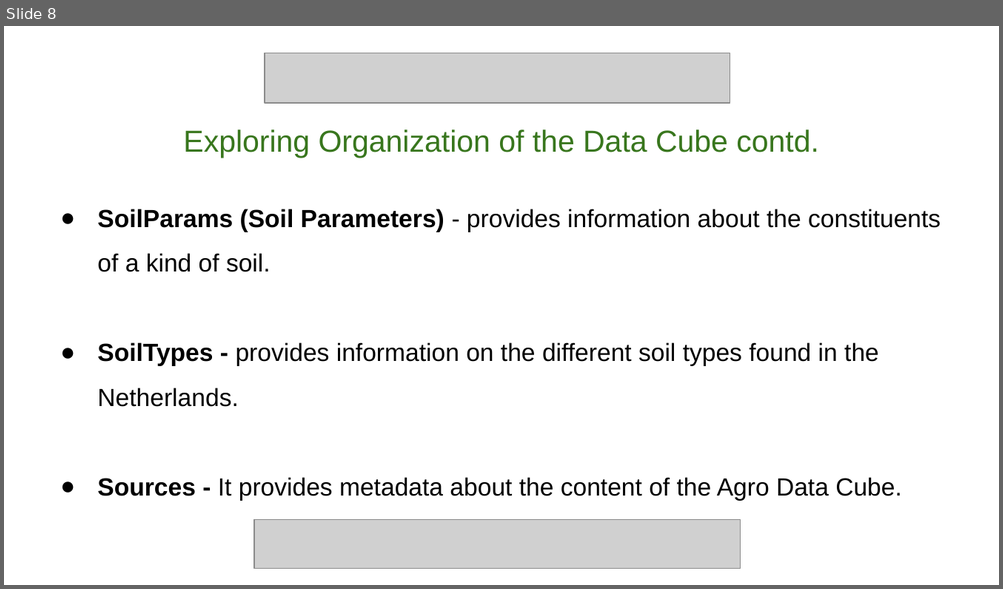
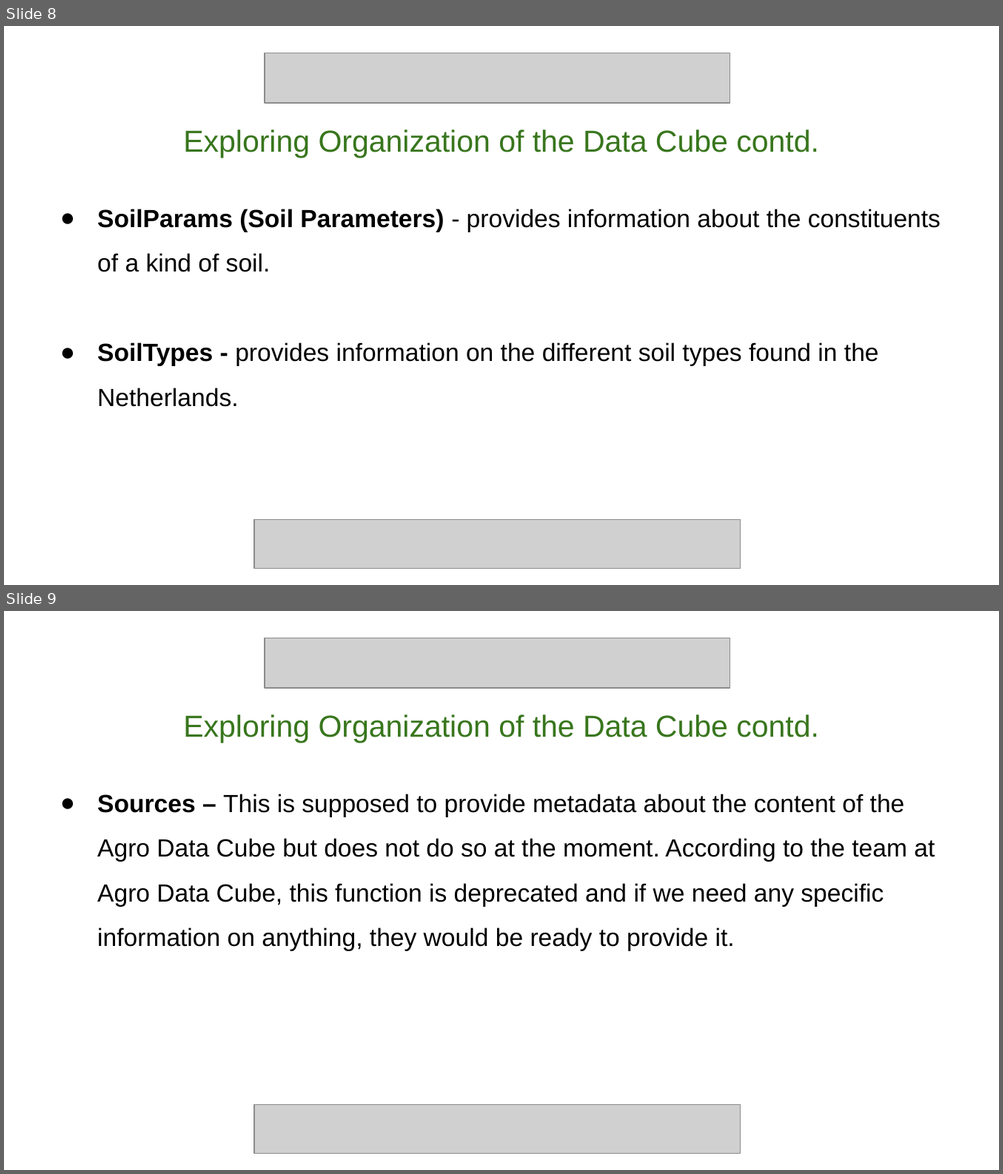
Before and after one commit to Desae/CFO-Project, a slide deck: CFO - Standard Reporting Powerpoint.pptx. Shown one above the other, each under a label of ours: slide 8 before the commit, slides 8 and 9 after it. The pictures are 1003x589 and 1003x1174 pixels, drawn with LibreOffice and Linux fonts; fonts in the diff are those of the drawing; grey boxes stand for pictures. Boxes give left, top, right and bottom in pixels: in the first picture for what was removed or moved away, otherwise in the second. Text is boxed around its words. In the diff, an @@ line names an element or a change of style, - is before the commit and + after.

```diff
--- a/CFO - Standard Reporting Powerpoint.pptx
+++ b/CFO - Standard Reporting Powerpoint.pptx
@@ slide 9 added at [4,611,999,1170], background #FFFFFF @@
@@ picture added at [264,638,730,687] @@
@@ text added at [97,715,934,951], 18 pt, text #000000 @@
+Exploring Organization of the Data Cube contd.
+● Sources – This is supposed to provide metadata about the content of the Agro Data Cube but does not do so at the moment. According to the team at Agro Data Cube, this function is deprecated and if we need any specific information on anything, they would be ready to provide it.
@@ picture added at [253,1105,739,1154] @@
@@ slide 8 changed as well @@
@@ text at [97,477,902,500]: paragraph removed @@
-● Sources - It provides metadata about the content of the Agro Data Cube.
```
Also in this commit, not shown: 6 other slides changed, 1 other slide added, 9 other files.
